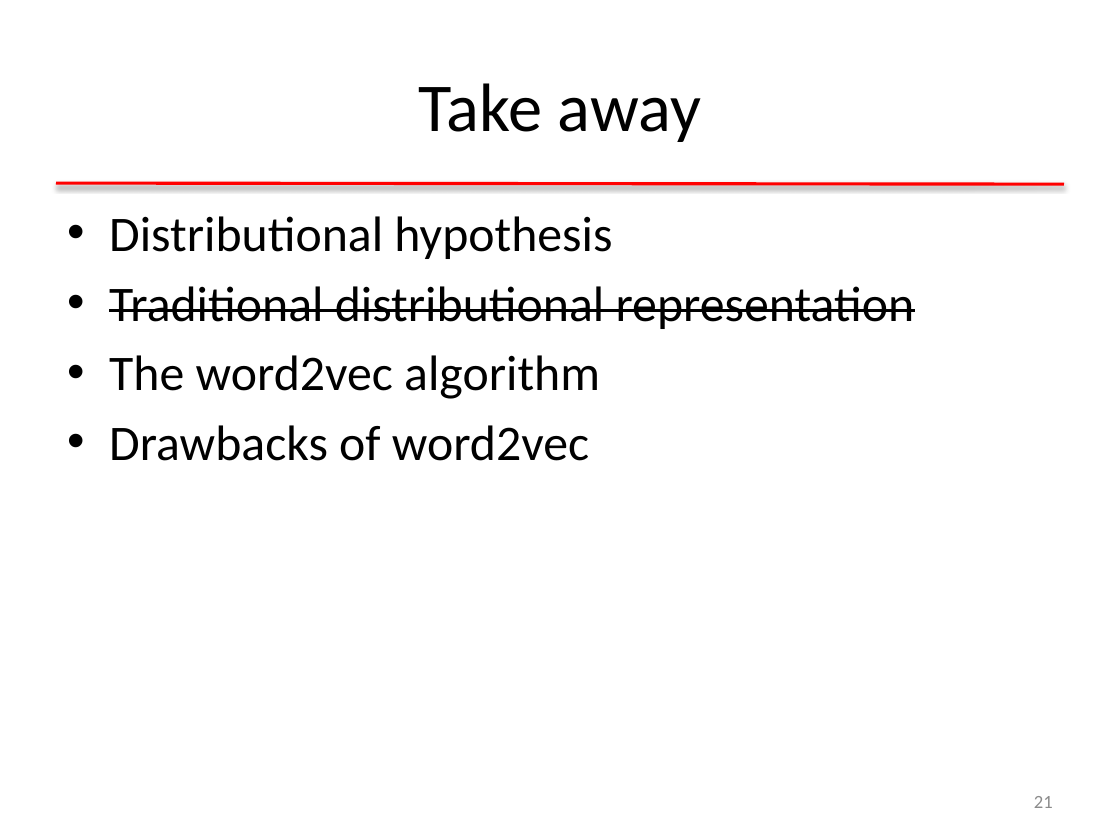
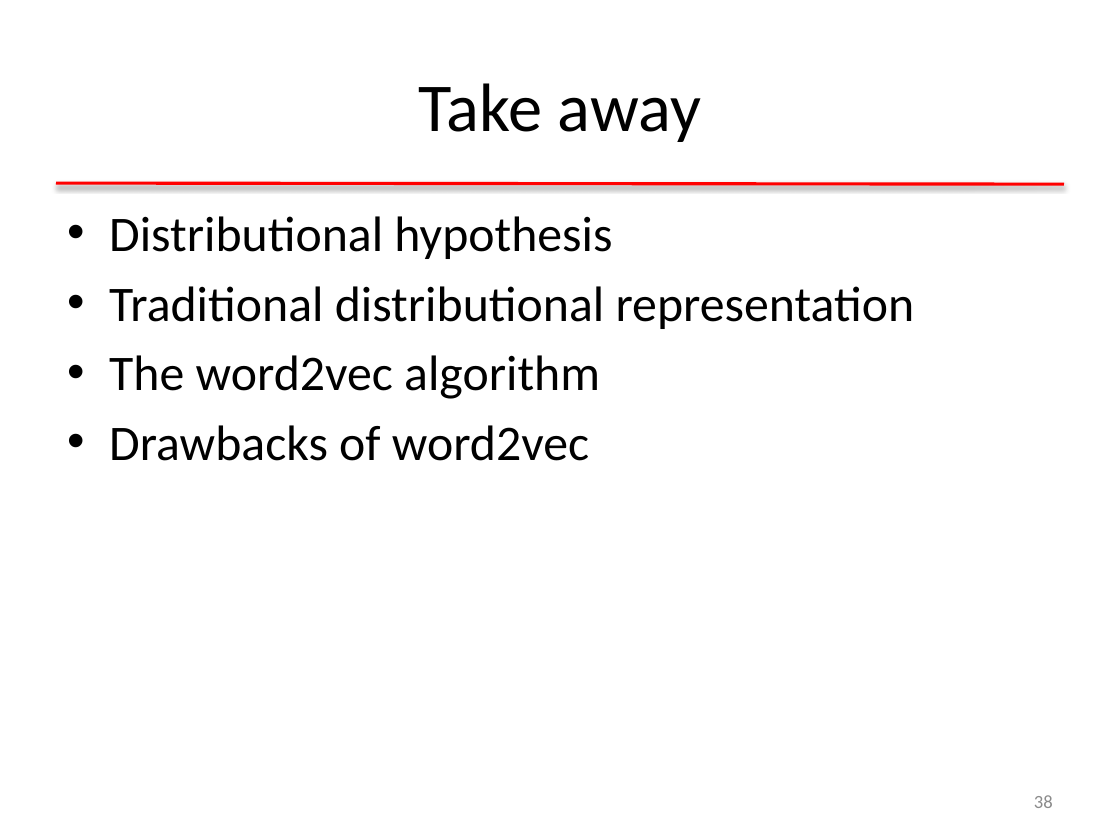
Before and after one commit to clulab/gentlenlp, a slide deck: slide 38 of docs/slides/nnintro-ch8-dist.pptx (slide 21 before the commit). Drawn at 1120x840 pixels with LibreOffice and Linux fonts; fonts in the diff are those of the drawing. Boxes give left, top, right and bottom in pixels: in the first picture for what was removed or moved away, otherwise in the second. Text is boxed around its words. In the diff, an @@ line names an element or a change of style, - is before the commit and + after.

```diff
--- a/docs/slides/nnintro-ch8-dist.pptx
+++ b/docs/slides/nnintro-ch8-dist.pptx
@@ text at [109,286,915,329]: strikethrough off in "Traditional distributional representation" @@
@@ page number at [1034,795,1053,808]: text changed @@
-21
+38
```
Also in this commit, not shown: 3 other slides changed, 18 slides added, 1 slide removed, 2 other files.
